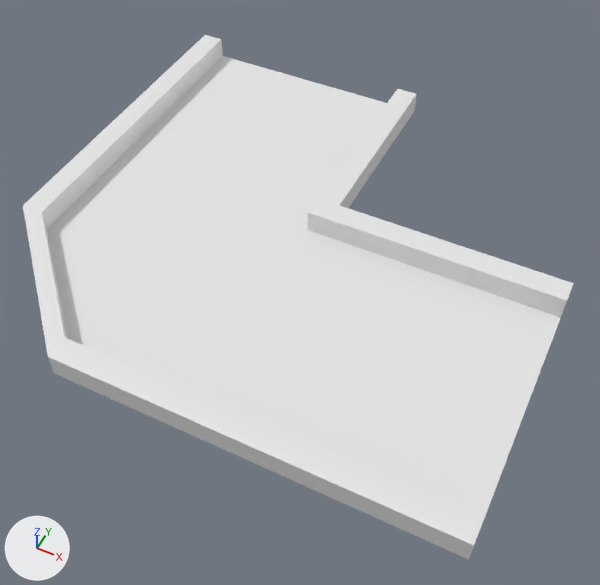
An edit to the Blender file StageData/Bend_Road.blend, drawn before and after from the same camera.
Camera for both pictures: a 50 mm lens placed at (5.3, -18.3, 24.9), pointed at (-5.3, 2.8, -1.5). The axes (+X, +Y, +Z) are drawn at lower left. The lights are the same throughout.

In view in the first picture: '平面'.
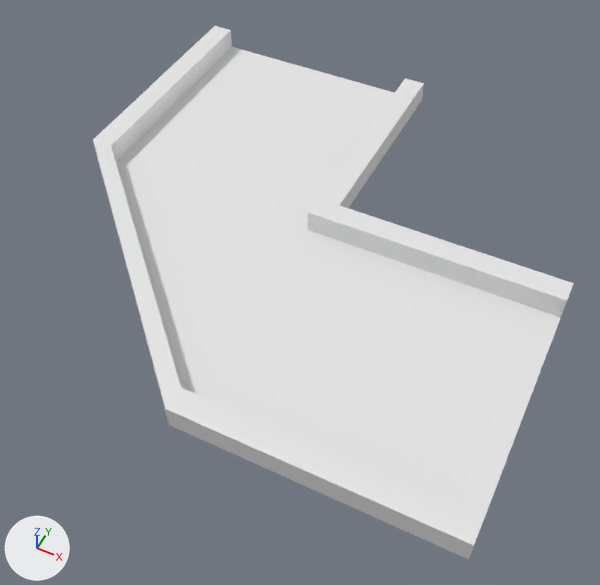
Pixel boxes [x1, y1, x2, y2] of what changed, in the pictures (600 x 585 px):
'平面', reshaped (13% narrower)
    before: [23, 35, 574, 559]
    after: [93, 26, 574, 559]
part 1 of me_平面, cut back
    before: [23, 35, 417, 426]
    after: [93, 26, 424, 419]

The change, as a diff of the scene's bpy script:
```diff
--- a/StageData/Bend_Road.blend.py
+++ b/StageData/Bend_Road.blend.py
@@ me_平面 @@
 # used by ob_平面; location = (0.0, 0.0, 0.0)
-me_平面.from_pydata(...)  # 512 vertices, 479 faces; spans x -17.0..5.0, y -6.0..15.0, z 0.0..1.0
+me_平面.from_pydata(...)  # 33 vertices, 33 faces, 1 loose edge; spans x -17.0..5.0, y -6.0..16.0, z 0.0..1.0
+# me_平面 part 1: 488 vertices removed from x -17.0..5.0, y -6.0..15.0, z 0.0..1.0; 9 vertices added at x -17.0..-5.0, y 5.0..16.0, z 0.0..1.0
```
